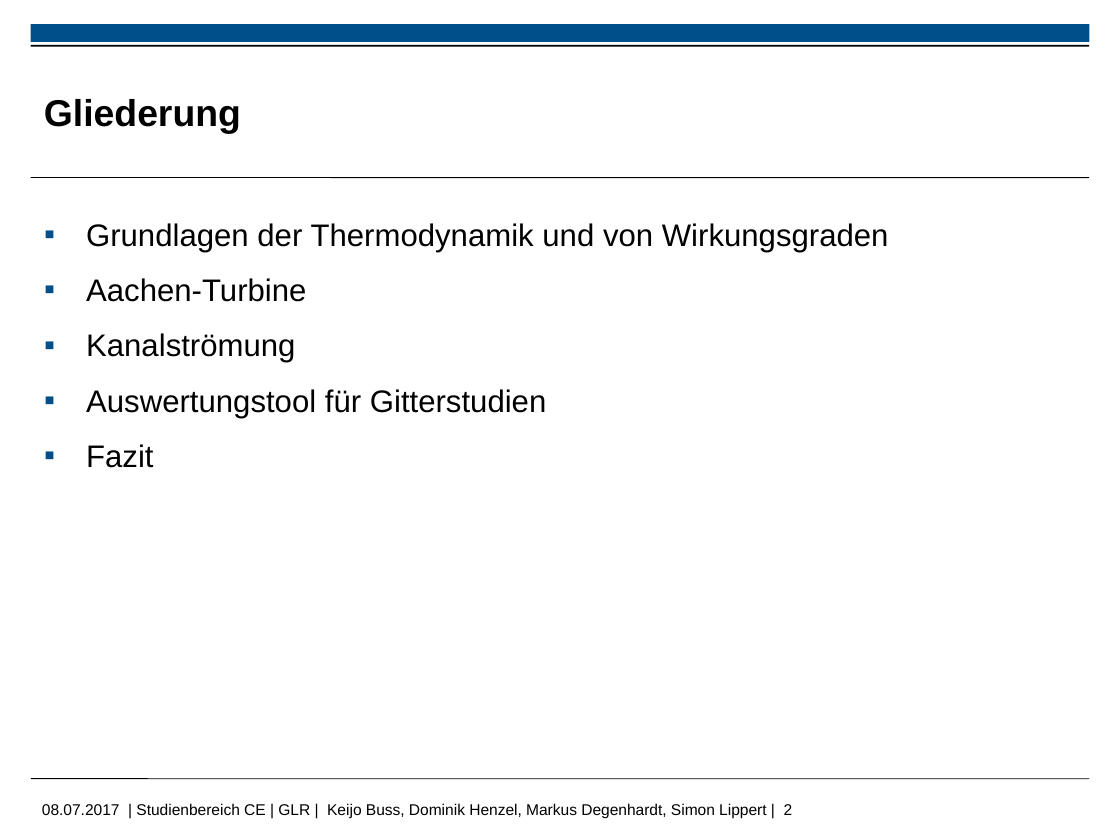
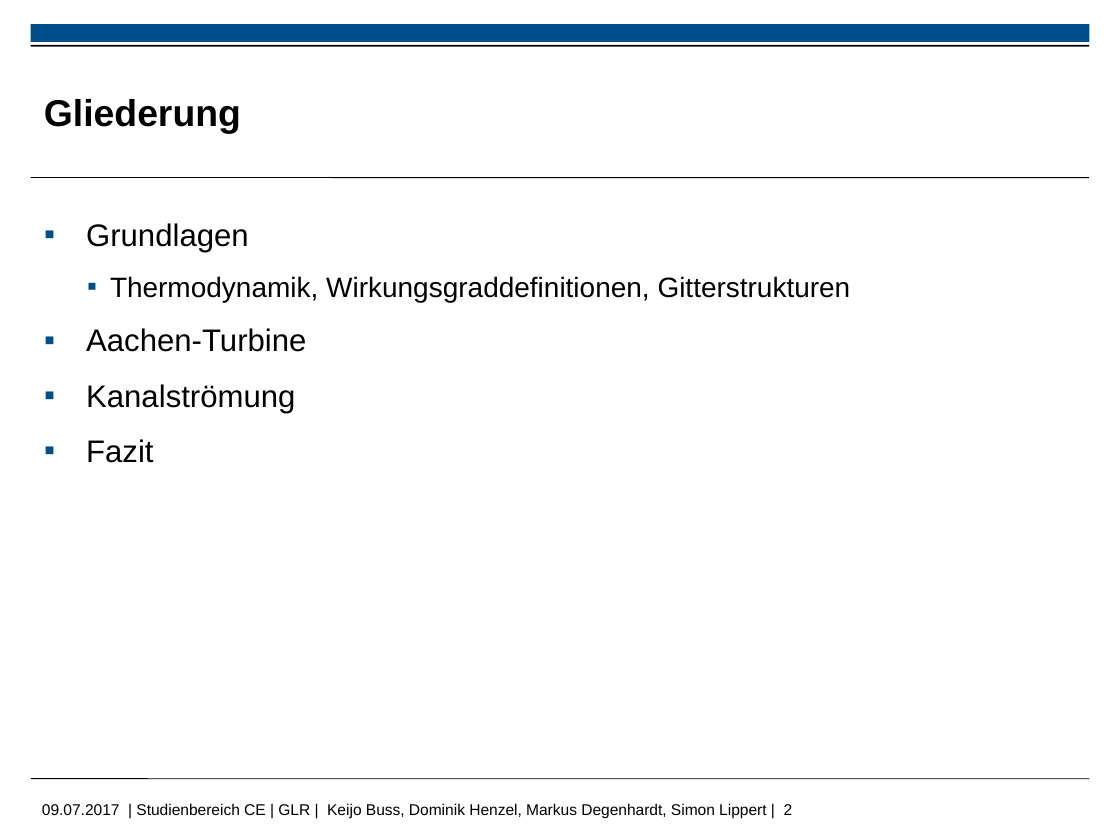
Before and after one commit to MDegenhardt/AusarbeitungADP, a slide deck: slide 2 of Präsentation/Abschluss_Präsentation.pptx. Drawn at 1120x840 pixels with LibreOffice and Linux fonts; fonts in the diff are those of the drawing; background and template pictures are left out. Boxes give left, top, right and bottom in pixels: in the first picture for what was removed or moved away, otherwise in the second. Text is boxed around its words. In the diff, an @@ line names an element or a change of style, - is before the commit and + after.

```diff
--- a/Präsentation/Abschluss_Präsentation.pptx
+++ b/Präsentation/Abschluss_Präsentation.pptx
@@ text at (86, 223, 851, 302): text changed; size 20 to 18 pt @@
-▪ Grundlagen der Thermodynamik und von Wirkungsgraden
+▪ Grundlagen
+    ▪ Thermodynamik, Wirkungsgraddefinitionen, Gitterstrukturen
@@ text at (86, 389, 547, 418): paragraph removed @@
-▪ Auswertungstool für Gitterstudien
@@ text at (42, 803, 793, 819): text changed @@
-08.07.2017 | Studienbereich CE | GLR | Keijo Buss, Dominik Henzel, Markus Degenhardt, Simon Lippert | 2
+09.07.2017 | Studienbereich CE | GLR | Keijo Buss, Dominik Henzel, Markus Degenhardt, Simon Lippert | 2
```
Also in this commit, not shown: 3 other slides changed.
